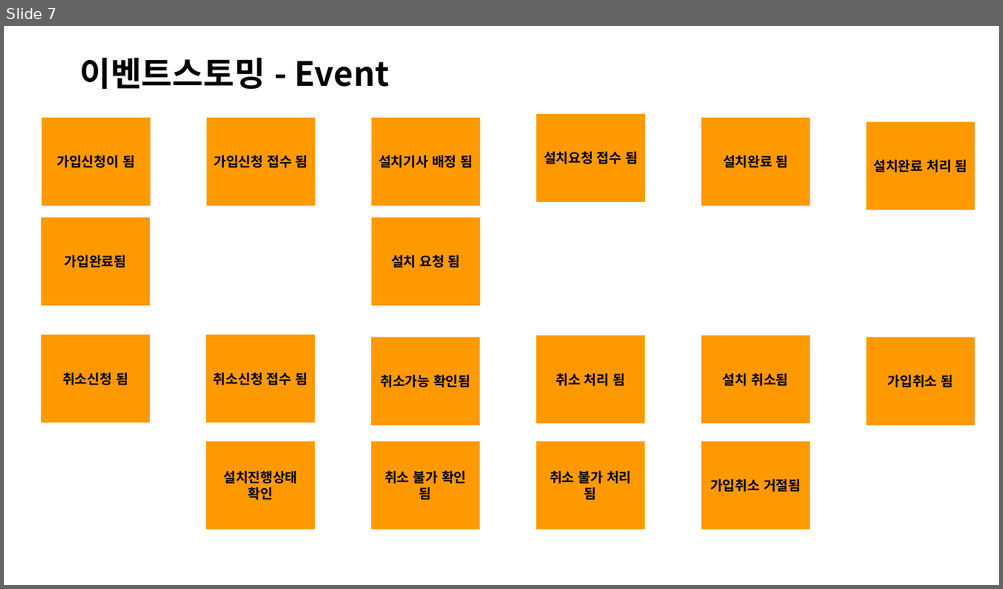
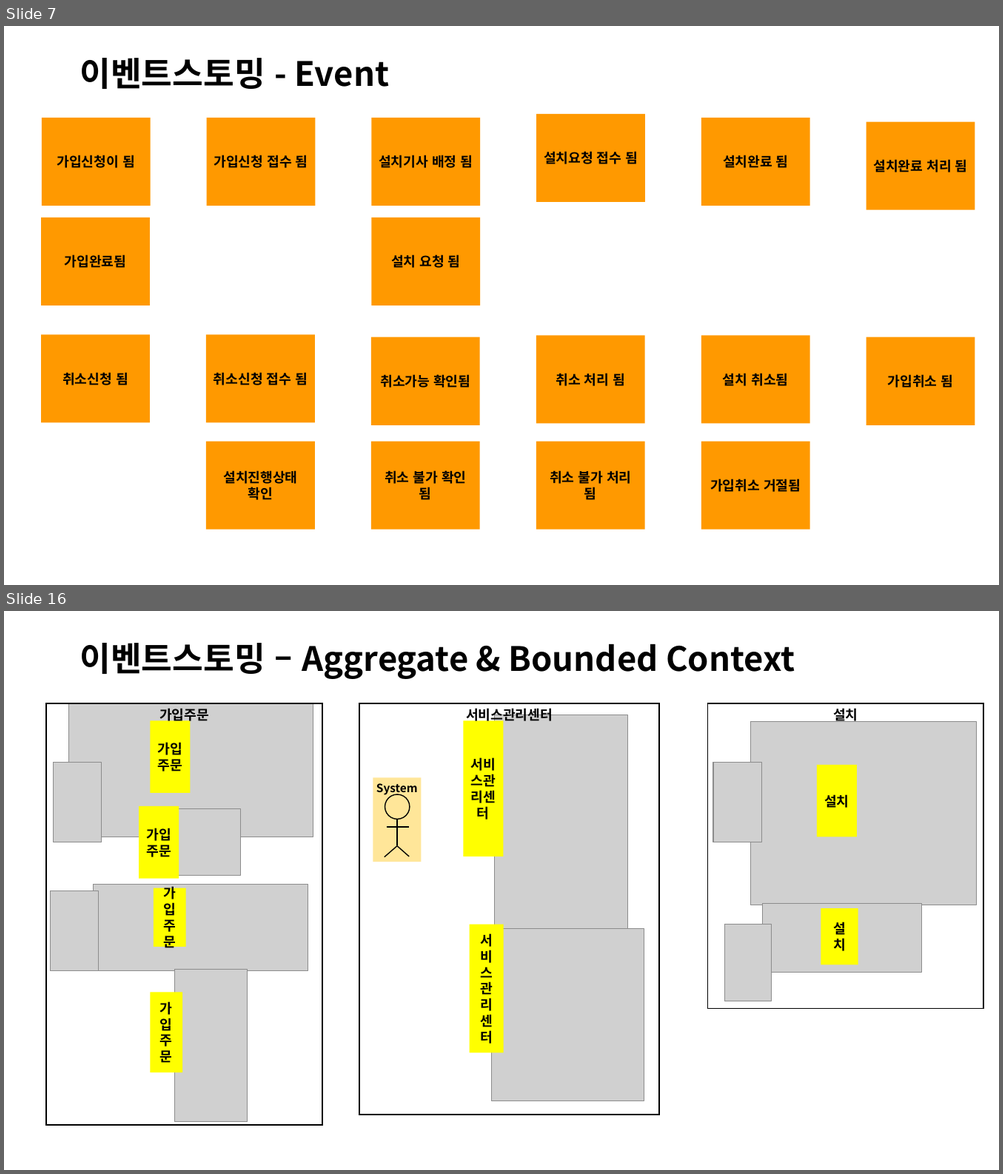
Before and after one commit to jisujin/ipTVShopProject, a slide deck: 실습프로젝트설계_ipTVShopProject.pptx. Shown one above the other, each under a label of ours: slide 7 before the commit, slides 7 and 16 after it; the slides between them are not shown. The pictures are 1003x589 and 1003x1174 pixels, drawn with LibreOffice and Linux fonts; fonts in the diff are those of the drawing; grey boxes stand for pictures. Boxes give left, top, right and bottom in pixels: in the first picture for what was removed or moved away, otherwise in the second. Text is boxed around its words. In the diff, an @@ line names an element or a change of style, - is before the commit and + after.

```diff
--- a/실습프로젝트설계_ipTVShopProject.pptx
+++ b/실습프로젝트설계_ipTVShopProject.pptx
@@ slide 16 added at (4, 611, 999, 1170), background #FFFFFF @@
@@ title added at (79, 643, 794, 679), 32.4 pt, text #000000, bold @@
+이벤트스토밍 – Aggregate & Bounded Context
@@ rectangle added at (46, 703, 323, 1126), outline #000000 1.25 pt, 13 pt, text #000000, bold @@
+가입주문
@@ rectangle added at (359, 703, 659, 1116), outline #000000 1.25 pt, 13 pt, text #000000, bold @@
+서비스관리센터
@@ group added at (373, 715, 627, 929): 4 lines, 2 rectangles, 1 picture, 1 ellipse @@
+System
+서비스관리센터
@@ rectangle added at (708, 703, 984, 1009), outline #000000 1.25 pt, 13 pt, text #000000, bold @@
+설치
@@ picture added at (750, 722, 976, 906) @@
@@ picture added at (713, 763, 761, 843) @@
@@ rectangle added at (817, 765, 856, 837), fill #FFFF00, 13 pt, text #000000, bold @@
+설치
@@ group added at (54, 703, 313, 879): 3 pictures, 2 rectangles @@
+가입주문
+가입주문
@@ picture added at (762, 904, 922, 973) @@
@@ rectangle added at (821, 908, 858, 965), fill #FFFF00, 13 pt, text #000000, bold @@
+설치
@@ rectangle added at (469, 924, 504, 1053), fill #FFFF00, 13 pt, text #000000, bold @@
+서비스관리센터
@@ picture added at (492, 929, 644, 1101) @@
@@ picture added at (724, 924, 771, 1001) @@
@@ group added at (51, 884, 307, 1123): 3 pictures, 2 rectangles @@
+가입주문
+가입주문
```
Also in this commit, not shown: 5 slides changed, 7 other slides added.
